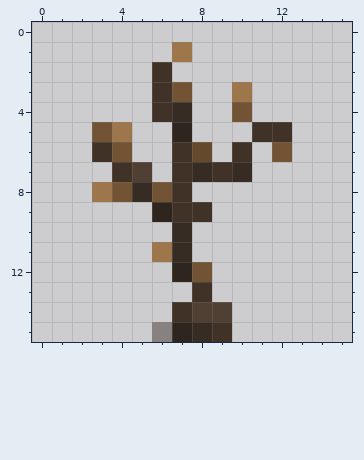
File history of a pixel-art sprite, textures/mineral_agriculture_copper_sapling.png. Above: the version before the commit.
The file is 16x16 pixels. Pixels under 10% opacity are left out. Colours within 5 levels of each other are drawn and written as one.
After:
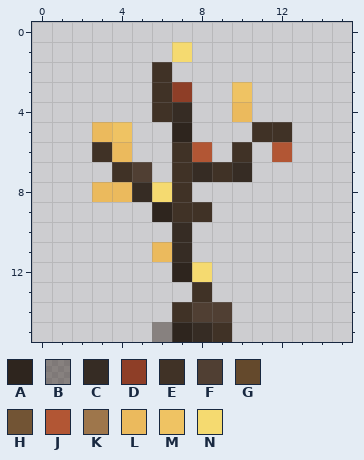
Palette (. is transparent): A #2e251e  B #362b2377  C #362c24  D #8e3e27  E #403226  F #503f33  G #64492c  H #725434  J #b25634  K #9e764b  L #ebba5d  M #efc363  N #f5da70
Commit message: Make better sapling textures
Changes in this commit:
y 1: x 7 K -> N
y 3: x 7 H -> D; x 10 K -> M
y 4: x 10 H -> L
y 5: x 3..4 HK -> LM
y 6: x 4 H -> L; x 8 G -> J; x 12 H -> J
y 8: x 3..4 KH -> LL; x 6 H -> N
y 11: x 6 K -> L
y 12: x 8 H -> N
Boxes around the changes in both pictures, in picture pixels (x1, y1, x2, y2):
changed: (92, 42, 292, 282)
